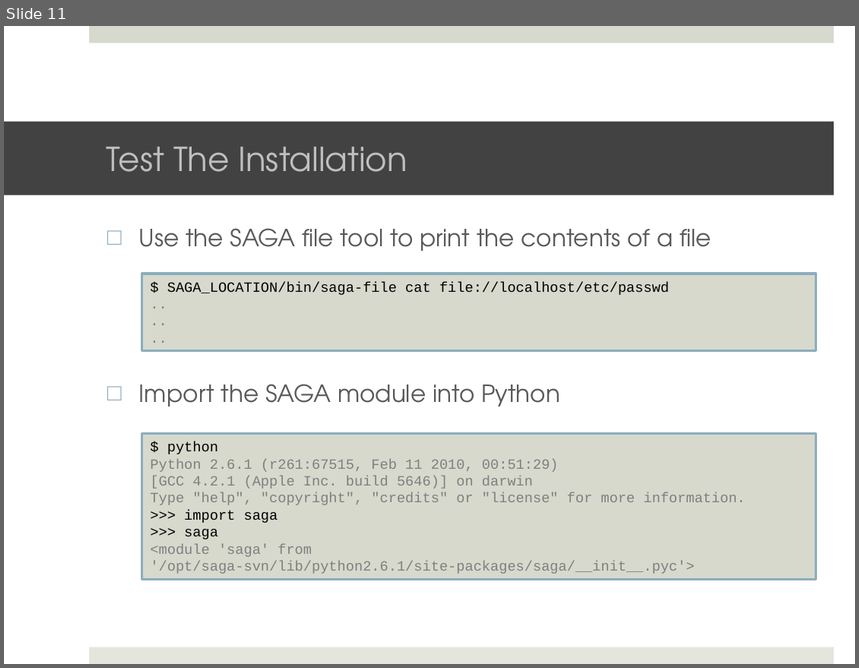
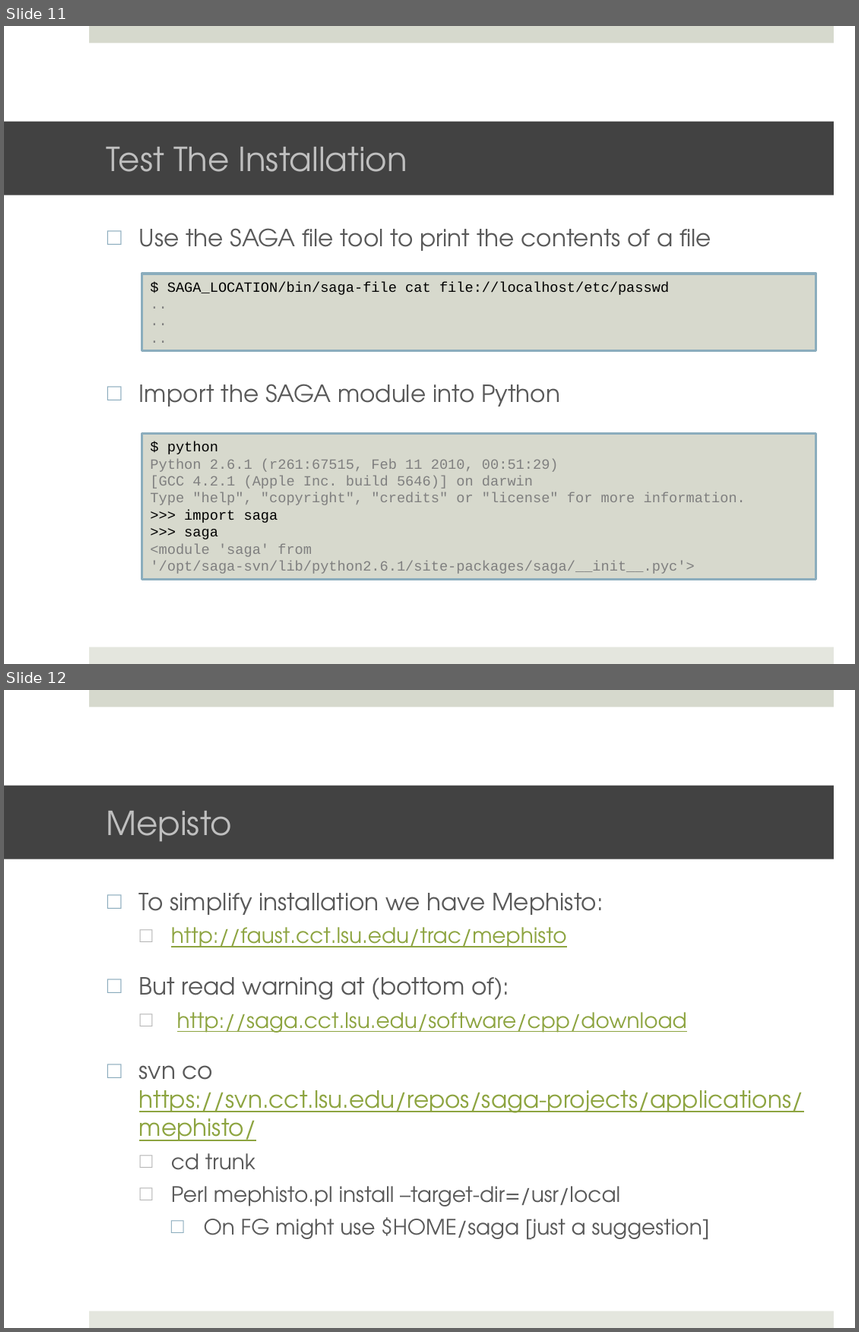
Before and after one commit to saga-project/saga-cpp-legacy-projects, a slide deck: tutorial/general_tutorial/Installation.pptx. Shown one above the other, each under a label of ours: slide 11 before the commit, slides 11 and 12 after it. The pictures are 859x668 and 859x1332 pixels, drawn with LibreOffice and Linux fonts; fonts in the diff are those of the drawing; background and template pictures are left out. Boxes give left, top, right and bottom in pixels: in the first picture for what was removed or moved away, otherwise in the second. Text is boxed around its words. In the diff, an @@ line names an element or a change of style, - is before the commit and + after.

```diff
--- a/tutorial/general_tutorial/Installation.pptx
+++ b/tutorial/general_tutorial/Installation.pptx
@@ slide 12 added at box(4, 690, 855, 1328), background #FFFFFF; not listed: 2 template elements that a slide beside it also shows @@
@@ title added at box(4, 785, 834, 859), fill #424242, 28 pt, text #BFBFBF @@
+Mepisto
@@ text added at box(139, 893, 804, 1240), 18 pt, text #595959 @@
+□ To simplify installation we have Mephisto:
+  □ http://faust.cct.lsu.edu/trac/mephisto
+□ But read warning at (bottom of):
+  □ http://saga.cct.lsu.edu/software/cpp/download
+□ svn co https://svn.cct.lsu.edu/repos/saga-projects/applications/mephisto/
+  □ cd trunk
+  □ Perl mephisto.pl install –target-dir=/usr/local
+    □ On FG might use $HOME/saga [just a suggestion]
```
Also in this commit, not shown: 1 slide changed.
